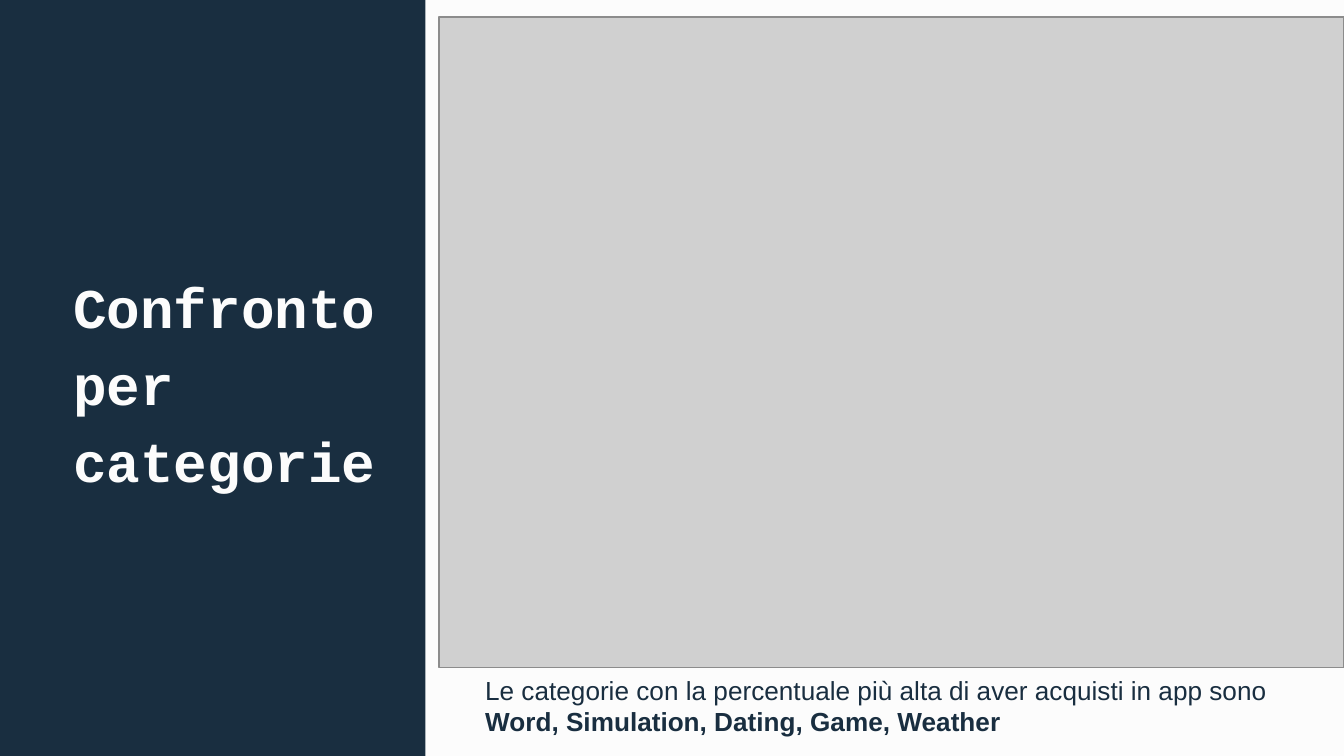
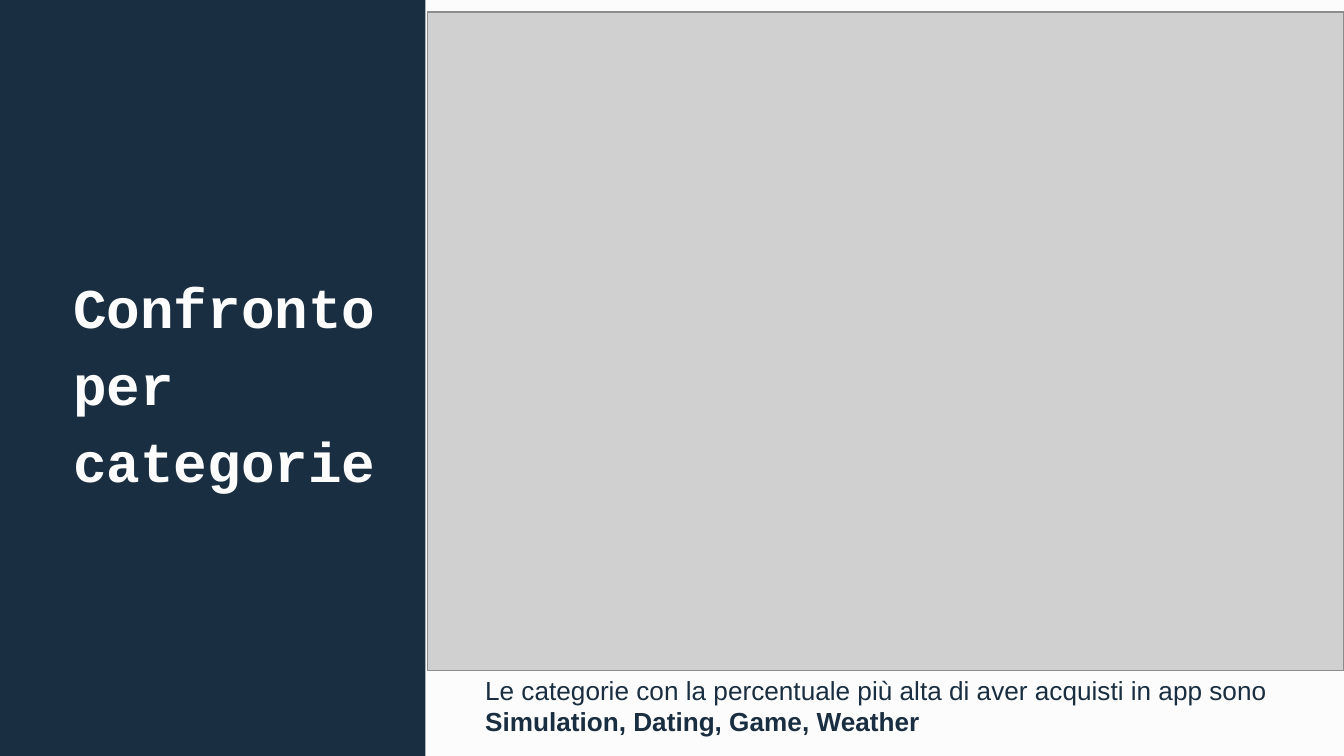
Before and after one commit to LiuEnFan/scivis-project, a slide deck: slide 18 of PlayStore.pptx. Drawn at 1344x756 pixels with LibreOffice and Linux fonts; fonts in the diff are those of the drawing; grey boxes stand for pictures. Boxes give left, top, right and bottom in pixels: in the first picture for what was removed or moved away, otherwise in the second. Text is boxed around its words. In the diff, an @@ line names an element or a change of style, - is before the commit and + after.

```diff
--- a/PlayStore.pptx
+++ b/PlayStore.pptx
@@ picture: place and size @@
-picture at <box>439,17,1344,668</box>
+picture at <box>427,12,1344,671</box>
@@ text at <box>485,712,920,737</box>: text changed @@
-Word, Simulation, Dating, Game, Weather
+Simulation, Dating, Game, Weather
```
Also in this commit, not shown: 5 other slides changed.
